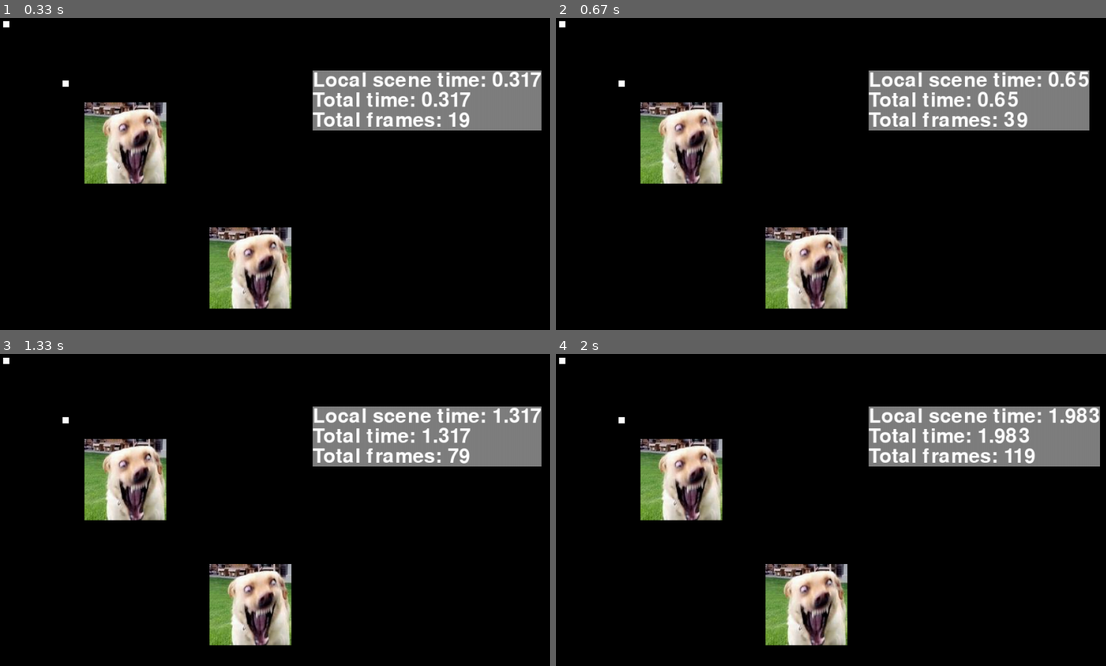
Above: before the commit, frames 1-4 (two rows, left to right).
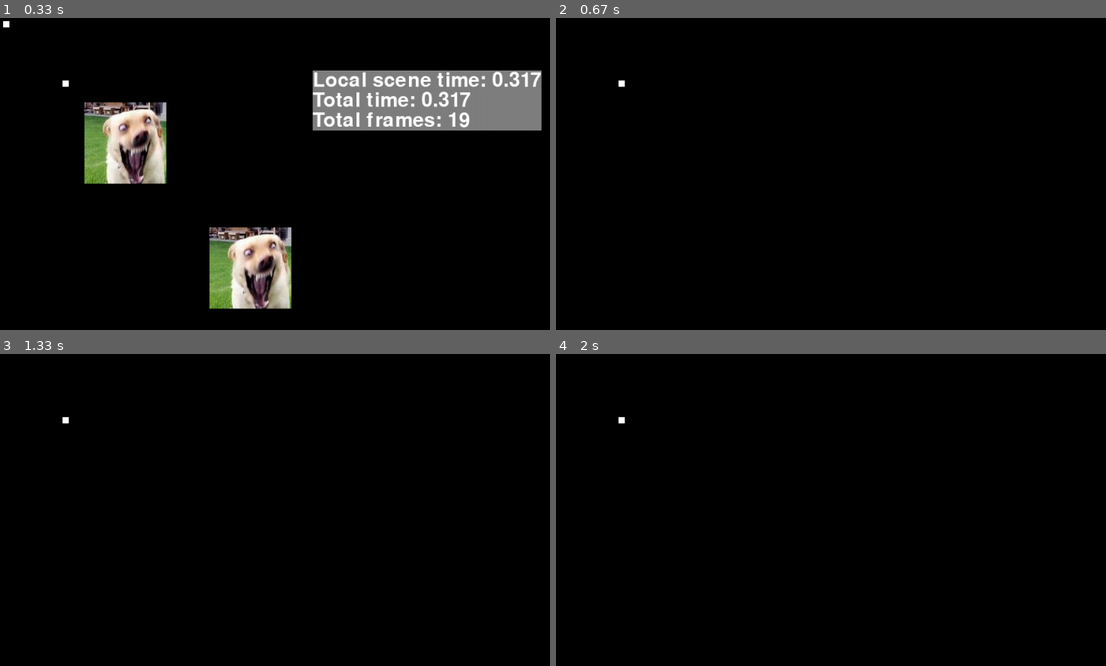
Above: after the commit, the same moments.

Repository: TheHerowither/UniPygame
Game: pygame game, started from playground.py
Two runs of this game, one before a commit and one after it. Both use one fixed random seed, a clock stepped at 60 frames per second and the inputs below.
Inputs:
- Up to frame 1 (0.33 s): no input
- Up to frame 2 (0.67 s): tap Enter at 0.33 s
- Up to frame 3 (1.33 s): tap S at 0.67 s
- Up to frame 4 (2 s): no input

Frame 1 is identical in both runs. In frame 2, 15% of the frame differs, in the area x 0-97%, y 0-94%; in frame 3, 16%; in frame 4, 16%, in the area x 0-99%, y 1-94%.

Commit message:
Fixed multi-scene, but there is still a small bug

Diff:
--- a/UniPygame/lib_main.py
+++ b/UniPygame/lib_main.py
@@ -36,6 +36,9 @@
         self.keydown = None
         self.keyup = None
         self.held_keys = None
+
+        self.__stored__ = {"surf" : self.surf, "clear_color" : self.clear_color, "isE" : self._in_scene_entities, "isS" : self._in_scene_sprites, "Eido" : self._Eid_offset, "Sido" : self._Eid_offset,
+                           "localtime" : self.local_scene_time, "keydown_listener" : self.keydown_listener, "keyup_listener" : self.keyup_listener}
     def __getfreeEid__(self):
         return len(self._in_scene_entities) + self._Eid_offset
     def __getfreeSid__(self):
@@ -73,6 +76,8 @@
         args = getfullargspec(func)[0]
         if "key" not in args:
             raise MissingFunctionParameterError("Missing function keyword parameter 'key'")
+    def get_active(self):
+        return self._active
     def Awake(self):
         "Function to be called right before the loop starts"
         self._start_time = tm.time()
@@ -83,58 +88,71 @@
             self.__checkfunc__(s.awake_function)
             s.awake_function(self = s)
     def Update(self, fps_limit : int = 60):
-        if self._active:
-            t = time.get_ticks()
-            self._clock.tick(fps_limit)
-
-            self.frames_per_second = self._clock.get_fps()
-            self.fps = self.frames_per_second
-            self.total_frames += 1
-
-            self.local_scene_time = tm.time() - self._start_time if self._start_time != 0 else 0
-            self.total_time = tm.time() - self._start_time
-
-            self.delta_time = (t - self._last) / 1000.0
-            self.held_keys = key.get_pressed()
-
-            try: self.surf.fill(self.clear_color)
-            except: pass
-            for eve in event.get():
-                self.quit_event = eve.type == QUIT
-                if eve.type == KEYDOWN:
-                    self.keydown_listener(key = eve.key)
-                    self.keydown = eve.key
-                    self.keyup = None
-
-                if eve.type == KEYUP:
-                    self.keyup_listener(key = eve.key)
-                    self.keyup = eve.key
-                    self.keydown = None
-            for e in self._in_scene_entities:
-                self.__checkfunc__(e.frame_function)
-                if e.enabled:
-                    e.frame_function(self = e)
-                    e.draw(self.surf)
-
-            for s in self._in_scene_sprites:
-                self.__checkfunc__(s.frame_function)
-                if s.enabled:
-                    s.frame_function(self = s)
-                    s.draw(self.surf)
-            try:
-                display.flip()
-            except Exception as e:
-                print(e)
-            self._last = t
-    def Create_scene(self):
+        t = time.get_ticks()
+        self._clock.tick(fps_limit)
+
+        self.frames_per_second = self._clock.get_fps()
+        self.fps = self.frames_per_second
+        self.total_frames += 1
+
+        self.local_scene_time = tm.time() - self._start_time if self._start_time != 0 else 0
+        self.total_time = tm.time() - self._start_time
+
+        self.delta_time = (t - self._last) / 1000.0
+        self.held_keys = key.get_pressed()
+
+        try: self.surf.fill(self.clear_color)
+        except: pass
+        for eve in event.get():
+            self.quit_event = eve.type == QUIT
+            if eve.type == KEYDOWN:
+                self.keydown_listener(key = eve.key)
+                self.keydown = eve.key
+                self.keyup = None
+
+            if eve.type == KEYUP:
+                self.keyup_listener(key = eve.key)
+                self.keyup = eve.key
+                self.keydown = None
+        for e in self._in_scene_entities:
+            self.__checkfunc__(e.frame_function)
+            if e.enabled:
+                e.frame_function(self = e)
+                e.draw(self.surf)
+
+        for s in self._in_scene_sprites:
+            self.__checkfunc__(s.frame_function)
+            if s.enabled:
+                s.frame_function(self = s)
+                s.draw(self.surf)
+        try:
+            display.flip()
+        except Exception as e:
+            print(e)
+        self._last = t
+    def create_scene(self):
         "This will create a copy of the scene, use this when creating more than one scene"
         scene = Scene(surf = self.surf, clear_color = self.clear_color, keydown_listener = self.keydown_listener, keyup_listener = self.keyup_listener)
         scene._active = False
         return scene
-    def Switch_to_scene(self, scene):
+    def switch_to_scene(self, scene):
+        self.__stored__ = {"surf" : self.surf, "clear_color" : self.clear_color, "isE" : self._in_scene_entities, "isS" : self._in_scene_sprites, "Eido" : self._Eid_offset,
+                           "Sido" : self._Eid_offset, "localtime" : self.local_scene_time, "keydown_listener" : self.keydown_listener, "keyup_listener" : self.keyup_listener}
+
+        self.surf = scene.__stored__["surf"]
+        self.clear_color = scene.__stored__["clear_color"]
+        self._in_scene_entities = scene.__stored__["isE"]
+        self._in_scene_sprites = scene.__stored__["isS"]
+        self._Eid_offset = scene.__stored__["Eido"]
+        self._Sid_offset = scene.__stored__["Sido"]
+        self.local_scene_time = scene.__stored__["localtime"]
+        self.keydown_listener = scene.__stored__["keydown_listener"]
+        self.keyup_listener = scene.__stored__["keyup_listener"]
+
+
         self._active = False
+        scene._active = True
         scene.Awake()
-        scene._active = True
 
 def none(self):
     pass
--- a/playground.py
+++ b/playground.py
@@ -26,10 +26,18 @@
     if key == pygame.K_TAB:
         dbg_text.toggle()
 
+    if key == pygame.K_RETURN:
+        if scene.get_active():
+            scene.switch_to_scene(scene2)
+        if scene2.get_active():
+            scene2.switch_to_scene(scene)
+
 def update_text(self):
     self.image = MultilineTextRender(font1, f"Local scene time: {round(scene.local_scene_time, 3)}\nTotal time: {round(scene.total_time, 3)}\nTotal frames: {scene.total_frames}", pygame.Color(255,255,255), pygame.Color(255, 255, 255, 127))
 
 scene = Scene(surf, keydown_listener = keydown)
+scene2 = scene.create_scene()
+
 
 im1 = pygame.image.load("image.jpg")
 
@@ -37,6 +45,7 @@
 obj1 = Entity(scene = scene, color = pygame.Color(255,255,255), rect = pygame.Rect(100,100,10,10), frame_funtion = move)
 imobj1 = Sprite(scene = scene, image = im1, position = Vec2(400, 400), frame_function = move)
 
+obj3 = Entity(scene = scene2, color = pygame.Color(255,255,255), rect = pygame.Rect(100,100,10,10), frame_funtion = move)
 
 obj2 = Entity.Instantiate(obj1, (10,10))
 imobj2 = Sprite.Instantiate(imobj1, (200, 200))
